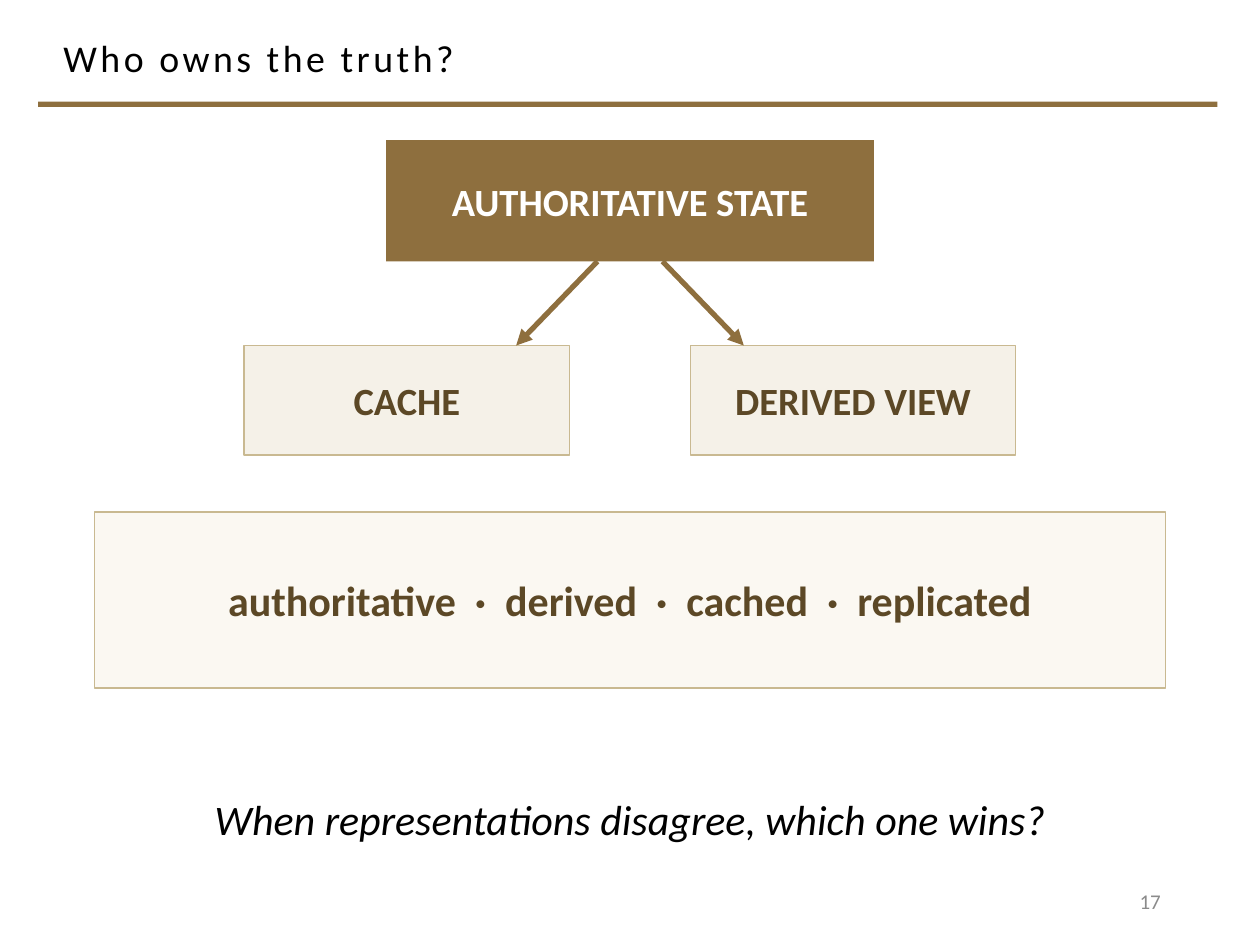
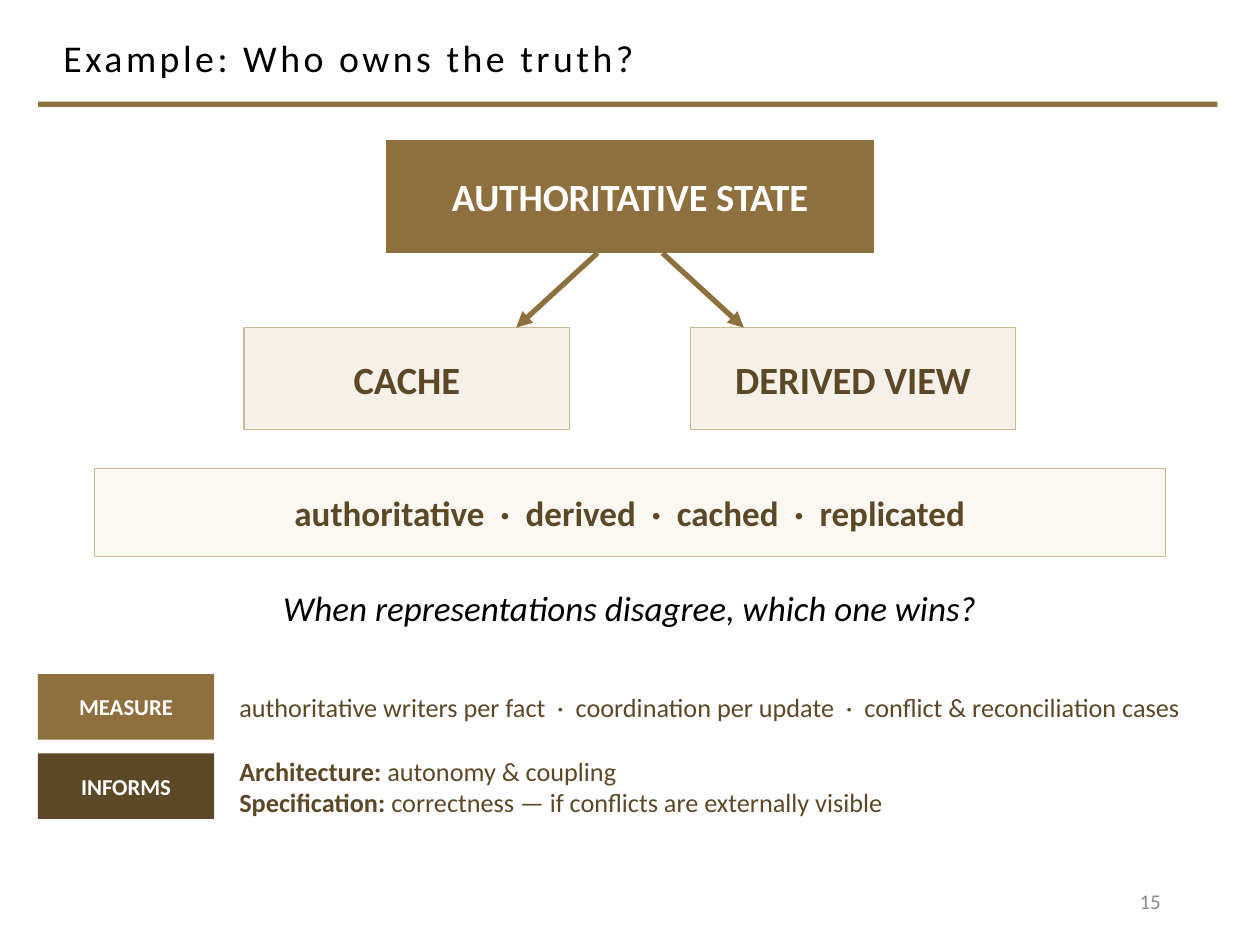
Before and after one commit to davisjam/model-based-agentic-software-engineering, a slide deck: slide 15 of course/lectures/act-1-foundations/07-design/1-7-Design.pptx (slide 17 before the commit). Drawn at 1260x945 pixels with LibreOffice and Linux fonts; fonts in the diff are those of the drawing; background and template pictures are left out. Boxes give left, top, right and bottom in pixels: in the first picture for what was removed or moved away, otherwise in the second. Text is boxed around its words. In the diff, an @@ line names an element or a change of style, - is before the commit and + after.

```diff
--- a/course/lectures/act-1-foundations/07-design/1-7-Design.pptx
+++ b/course/lectures/act-1-foundations/07-design/1-7-Design.pptx
@@ title at <box>63,45,633,78</box>: text changed @@
-Who owns the truth?
+Example: Who owns the truth?
@@ rectangle "AUTHORITATIVE STATE": place and size @@
-rectangle "AUTHORITATIVE STATE" at <box>386,140,873,261</box>
+rectangle "AUTHORITATIVE STATE" at <box>386,140,873,253</box>
@@ arrow moved from (597, 261) - (517, 345) to (597, 253) - (517, 328) @@
@@ arrow moved from (663, 261) - (743, 345) to (663, 253) - (743, 328) @@
@@ rectangle "CACHE": place and size @@
-rectangle "CACHE" at <box>244,345,570,455</box>
+rectangle "CACHE" at <box>244,328,570,430</box>
@@ rectangle "DERIVED VIEW": place and size @@
-rectangle "DERIVED VIEW" at <box>690,345,1016,455</box>
+rectangle "DERIVED VIEW" at <box>690,328,1016,430</box>
@@ rectangle "authoritative · derived · cached ...": place and size @@
-rectangle "authoritative · derived · cached ..." at <box>94,512,1166,688</box>
+rectangle "authoritative · derived · cached ..." at <box>94,469,1166,557</box>
@@ rectangle "authoritative · derived · cached ..." at <box>94,469,1166,557</box>: size 24 to 20 pt @@
@@ text "When representations disagree, which one ..." at <box>283,596,976,627</box>: size 24 to 20 pt @@
@@ text "When representations disagree, which one ...": place and size @@
-text "When representations disagree, which one ..." at <box>215,805,1045,843</box>
+text "When representations disagree, which one ..." at <box>283,596,976,627</box>
@@ group added at <box>38,674,1179,819</box>: 2 rectangles, 2 texts @@
+MEASURE
+authoritative writers per fact · coordination per update · conflict & reconciliation cases
+INFORMS
+Architecture: autonomy & coupling
+Specification: correctness — if conflicts are externally visible
@@ page number at <box>1140,895,1161,909</box>: text changed @@
-17
+15
```
Also in this commit, not shown: 18 other slides changed, 11 slides added, 10 slides removed.
